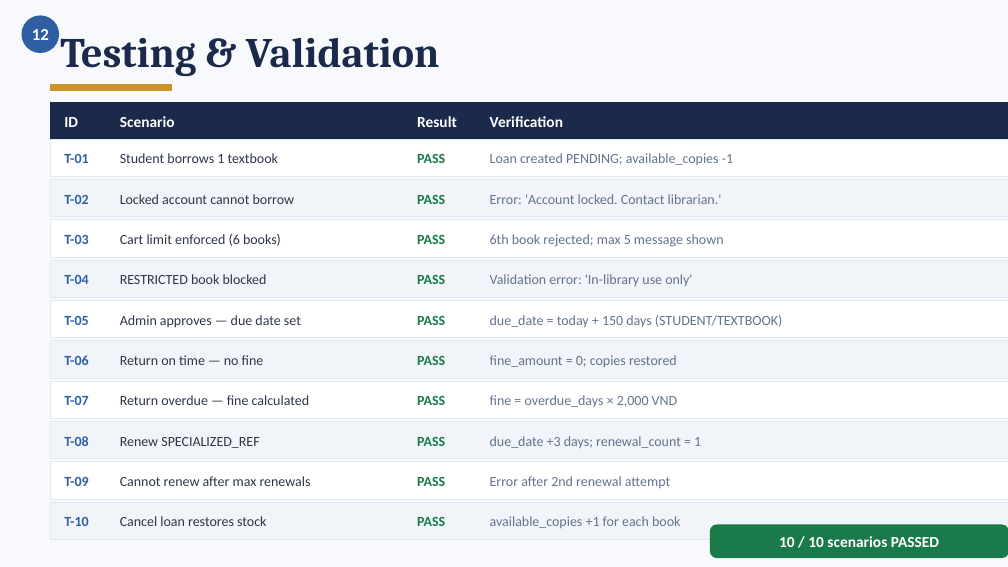
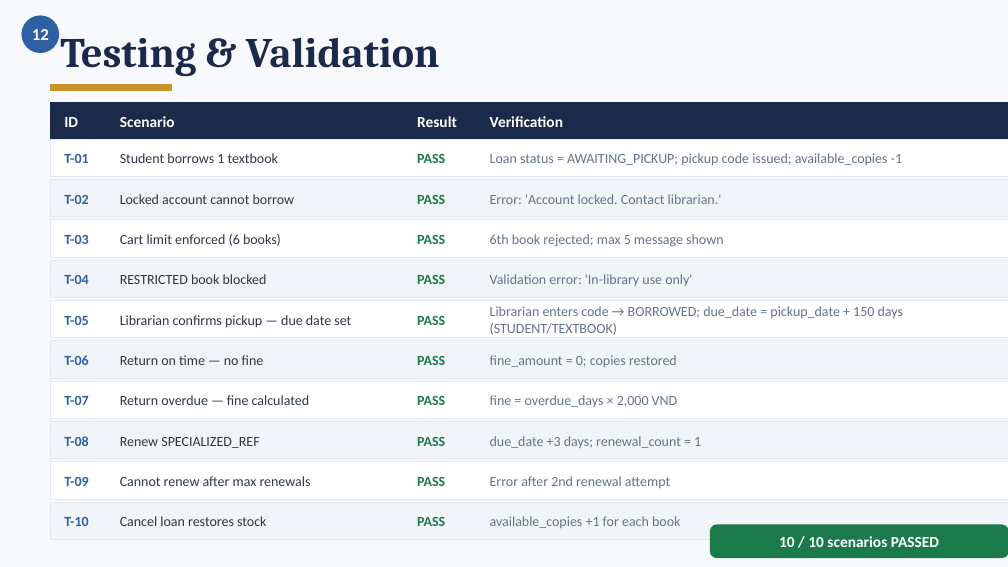
Before and after one commit to tuyenpham2409/library-management, a slide deck: slide 14 of FinalPresentation_LibraryManagement.pptx. Drawn at 1008x567 pixels with LibreOffice and Linux fonts; fonts in the diff are those of the drawing. Boxes give left, top, right and bottom in pixels: in the first picture for what was removed or moved away, otherwise in the second. Text is boxed around its words. In the diff, an @@ line names an element or a change of style, - is before the commit and + after.

```diff
--- a/FinalPresentation_LibraryManagement.pptx
+++ b/FinalPresentation_LibraryManagement.pptx
@@ text at bbox=[490, 153, 902, 165]: text changed @@
-Loan created PENDING; available_copies -1
+Loan status = AWAITING_PICKUP; pickup code issued; available_copies -1
@@ text at bbox=[120, 315, 351, 328]: text changed @@
-Admin approves — due date set
+Librarian confirms pickup — due date set
@@ text at bbox=[490, 306, 903, 335]: text changed @@
-due_date = today + 150 days (STUDENT/TEXTBOOK)
+Librarian enters code → BORROWED; due_date = pickup_date + 150 days (STUDENT/TEXTBOOK)
```
Also in this commit, not shown: 11 other slides changed, 2 other files.
